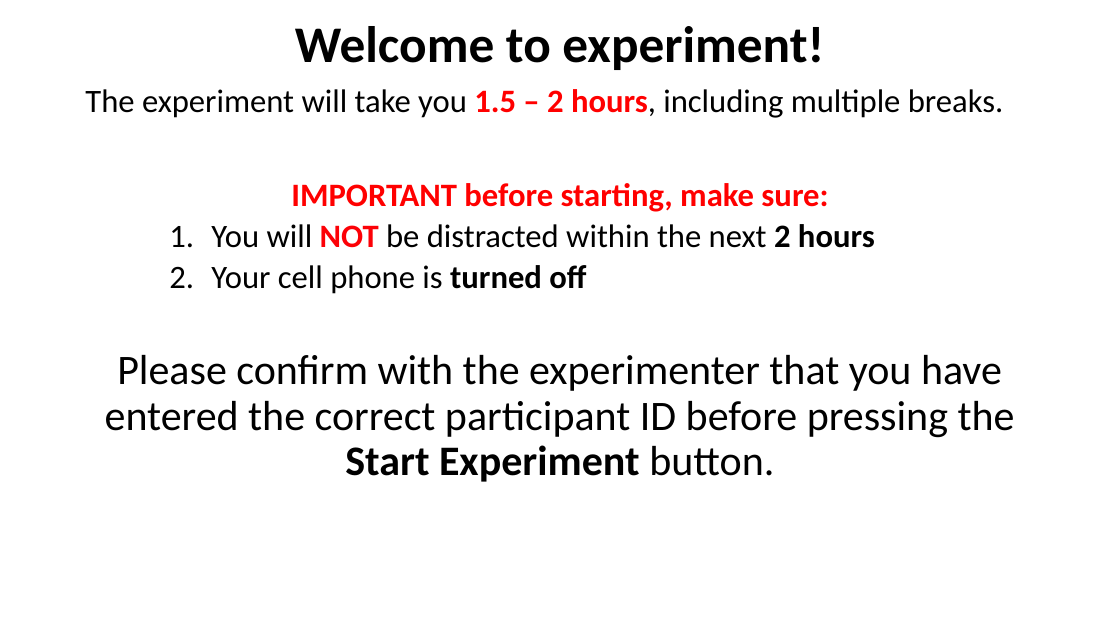
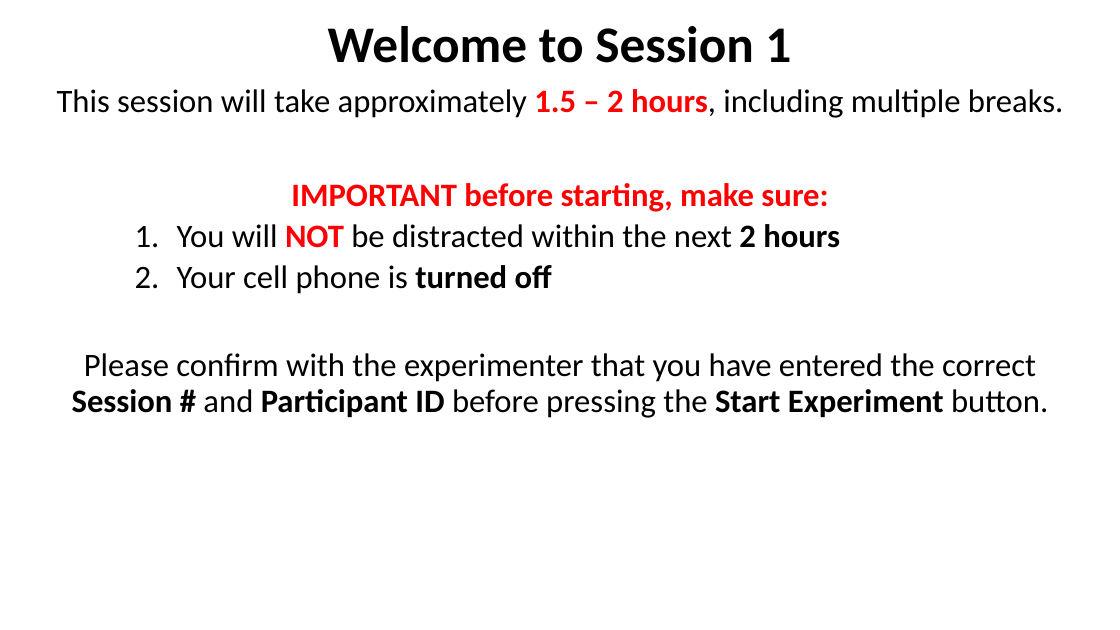
Before and after one commit to kbnealy/OpenMaze, a slide deck: slide 1 of Assets/StreamingAssets/2D_Objects/Practice/Old Instructions/Practice_online_final.pptx. Drawn at 1120x630 pixels with LibreOffice and Linux fonts; fonts in the diff are those of the drawing. Boxes give left, top, right and bottom in pixels: in the first picture for what was removed or moved away, otherwise in the second. Text is boxed around its words. In the diff, an @@ line names an element or a change of style, - is before the commit and + after.

```diff
--- a/Assets/StreamingAssets/2D_Objects/Practice/Old Instructions/Practice_online_final.pptx
+++ b/Assets/StreamingAssets/2D_Objects/Practice/Old Instructions/Practice_online_final.pptx
@@ title at (x1=328, y1=26, x2=791, y2=63): text changed @@
-Welcome to experiment!
+Welcome to Session 1
@@ text "This session will take approximately ..." moved from (x1=85, y1=89, x2=1015, y2=482) to (x1=57, y1=89, x2=1063, y2=418) @@
@@ text at (x1=57, y1=89, x2=1063, y2=118): text changed @@
-The experiment will take you 1.5 – 2 hours, including multiple breaks.
+This session will take approximately 1.5 – 2 hours, including multiple breaks.
@@ text at (x1=72, y1=353, x2=1048, y2=418): text changed; size 36 to 28 pt @@
-Please confirm with the experimenter that you have entered the correct participant ID before pressing the Start Experiment button.
+Please confirm with the experimenter that you have entered the correct Session # and Participant ID before pressing the Start Experiment button.
```
Also in this commit, not shown: 15 other files.
